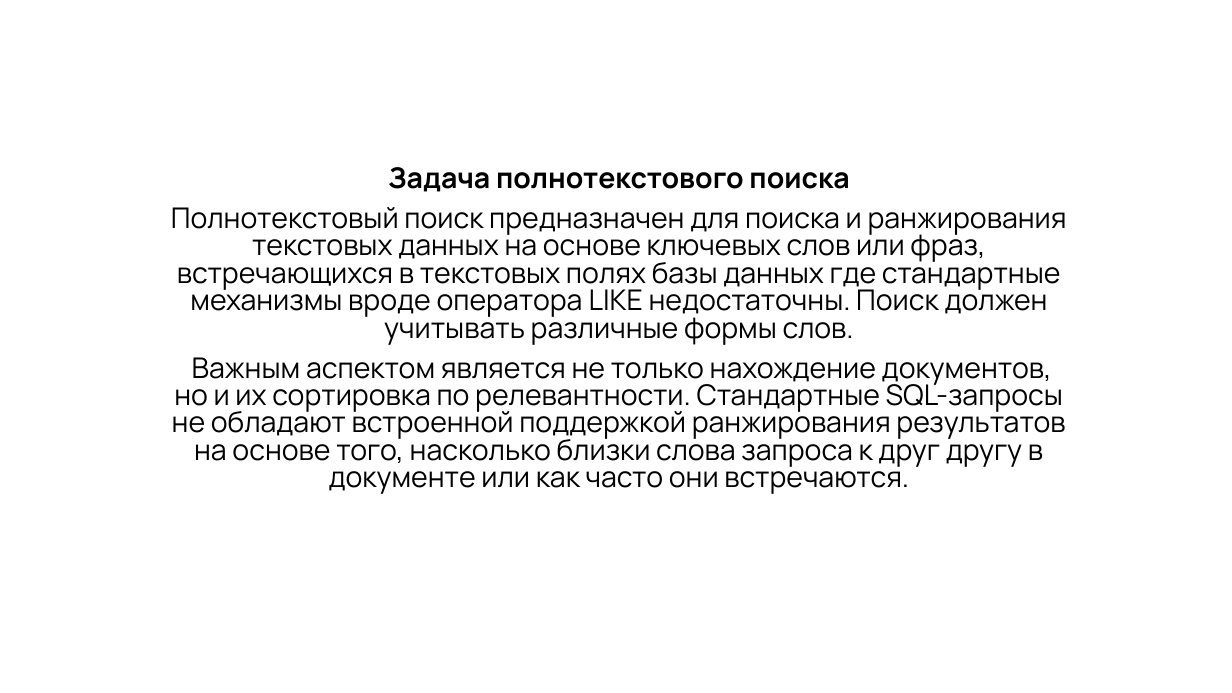
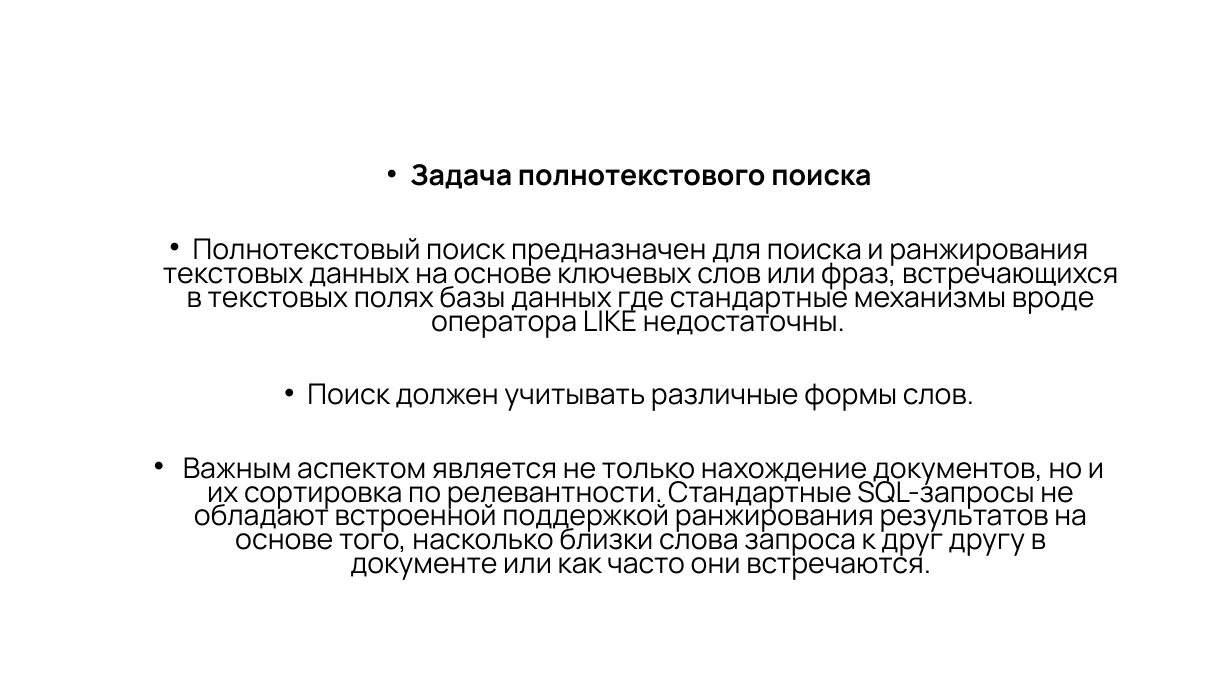
Before and after one commit to PaiNt-git/study.mag_diploma, a slide deck: slide 4 of Мой диплом/ВКР-набор-документов/Презентация-Забавин.pptx (slide 3 before the commit). Drawn at 1232x693 pixels with LibreOffice and Linux fonts; fonts in the diff are those of the drawing; background and template pictures are left out. Boxes give left, top, right and bottom in pixels: in the first picture for what was removed or moved away, otherwise in the second. Text is boxed around its words. In the diff, an @@ line names an element or a change of style, - is before the commit and + after.

```diff
--- a/Мой диплом/ВКР-набор-документов/Презентация-Забавин.pptx
+++ b/Мой диплом/ВКР-набор-документов/Презентация-Забавин.pptx
@@ subtitle "Задача полнотекстового поиска": place and size @@
-subtitle "Задача полнотекстового поиска" at [171,167,1067,494]
+subtitle "Задача полнотекстового поиска" at [163,164,1118,580]
@@ subtitle at [183,164,1104,580]: bullet none to •; line spacing 0.8 to 0.7 @@
@@ subtitle at [163,238,1118,411]: text changed @@
-Полнотекстовый поиск предназначен для поиска и ранжирования текстовых данных на основе ключевых слов или фраз, встречающихся в текстовых полях базы данных где стандартные механизмы вроде оператора LIKE недостаточны. Поиск должен учитывать различные формы слов.
+• Полнотекстовый поиск предназначен для поиска и ранжирования текстовых данных на основе ключевых слов или фраз, встречающихся в текстовых полях базы данных где стандартные механизмы вроде оператора LIKE недостаточны.
+• Поиск должен учитывать различные формы слов.
```
Also in this commit, not shown: 13 other slides changed, 3 slides added, 1 slide removed, 3 other files.
